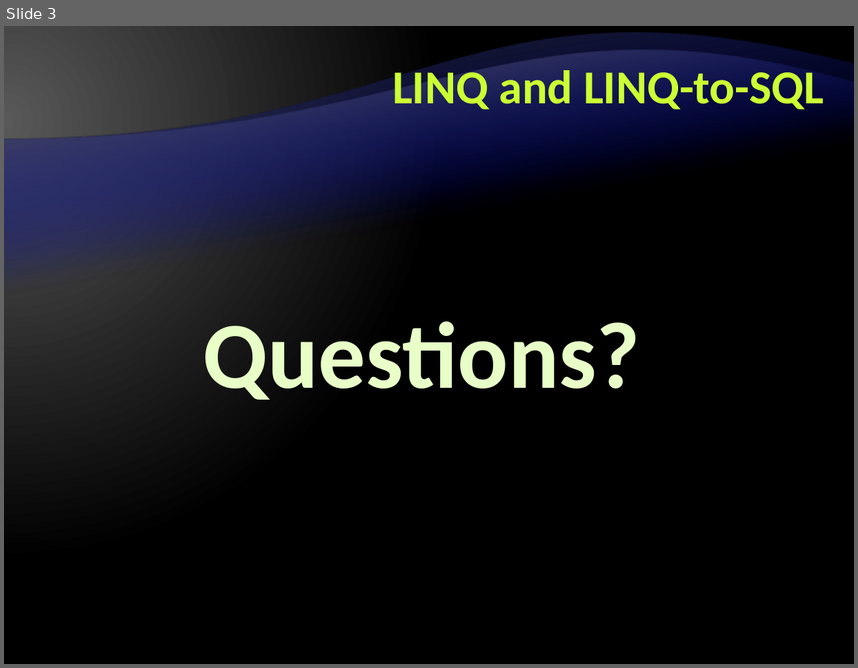
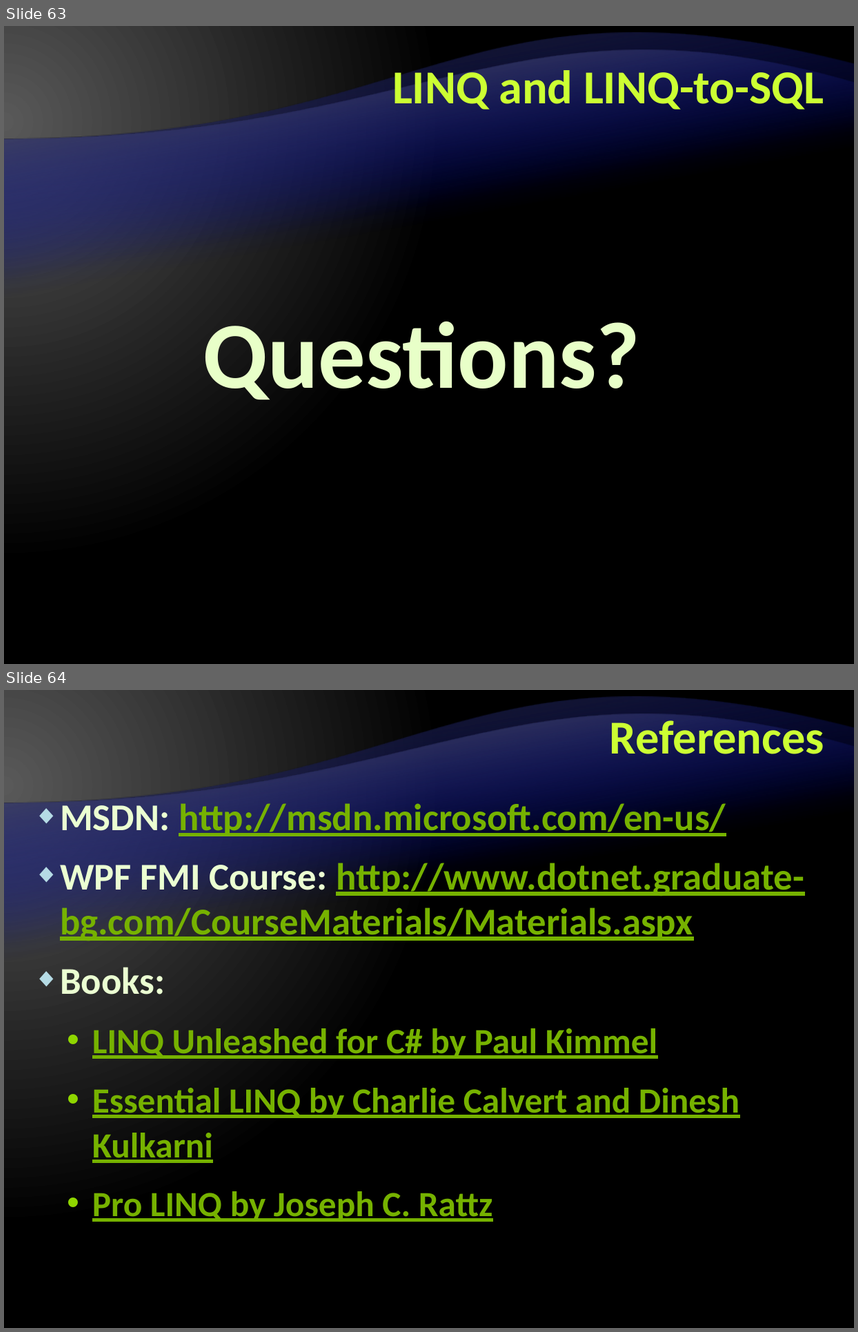
Before and after one commit to Graveheart/aspnetcourse, a slide deck: lectures/6. LINQ and LINQ-to-SQL.pptx. Shown one above the other, each under a label of ours: slide 3 before the commit, slides 63 and 64 after it. The pictures are 858x668 and 858x1332 pixels, drawn with LibreOffice and Linux fonts; fonts in the diff are those of the drawing; background and template pictures are left out. Boxes give left, top, right and bottom in pixels: in the first picture for what was removed or moved away, otherwise in the second. Text is boxed around its words. In the diff, an @@ line names an element or a change of style, - is before the commit and + after.

Commit message:
Created and added the presentation regarding LINQ and LINQ-TO-SQL

```diff
--- a/lectures/6. LINQ and LINQ-to-SQL.pptx
+++ b/lectures/6. LINQ and LINQ-to-SQL.pptx
@@ slide 64 added at box(4, 690, 854, 1328), background gradient #595959 to #000000; not listed: 2 template elements that a slide beside it also shows @@
@@ title added at box(610, 714, 824, 754), 40 pt, text #CCFF33, bold @@
+References
@@ text added at box(60, 799, 804, 1221), 32 pt, text #76B200, bold, underline @@
+◆ MSDN: http://msdn.microsoft.com/en-us/
+◆ WPF FMI Course: http://www.dotnet.graduate-bg.com/CourseMaterials/Materials.aspx
+◆ Books:
+  • LINQ Unleashed for C# by Paul Kimmel
+  • Essential LINQ by Charlie Calvert and Dinesh Kulkarni
+  • Pro LINQ by Joseph C. Rattz
@@ what was slide 3 is now slide 63 @@
```
Also in this commit, not shown: 2 slides changed, 60 other slides added.
